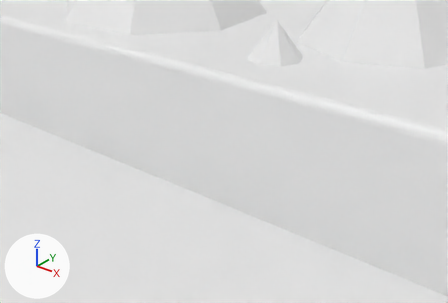
A saved change to the glTF model public/models/glass1.glb.
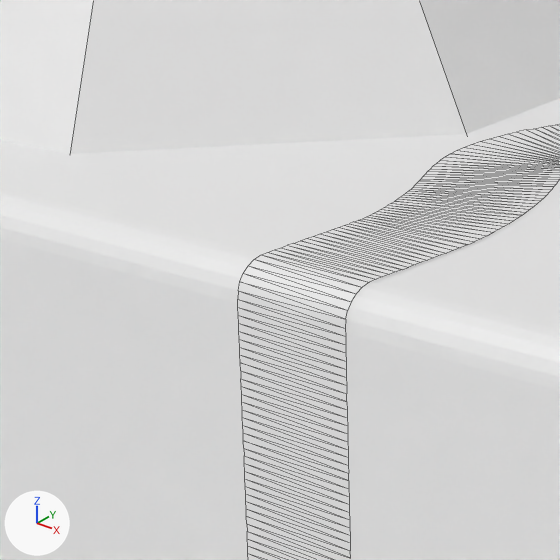
Each version appears first from a camera (50 mm lens) standing at (9.95, -10.74, 4.69) and looking at (1.54, -0.23, -1.82), and next in a close-up on the part from 25% to 54% of the width and 0% to 43% of the height. Every picture has the same lights, and +X, +Y and +Z are marked at lower left. The close-ups show mesh edges as thin lines. Where no turn or scale is listed for an object, it has been applied to the vertices.

Objects in the first close-up: 'Cone.020', 'Plateau', 'TheRiver'.
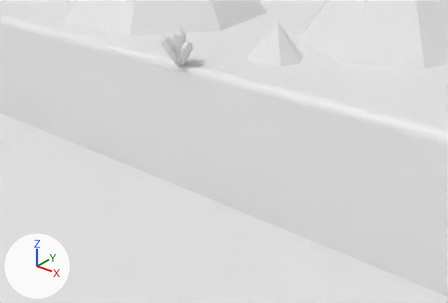
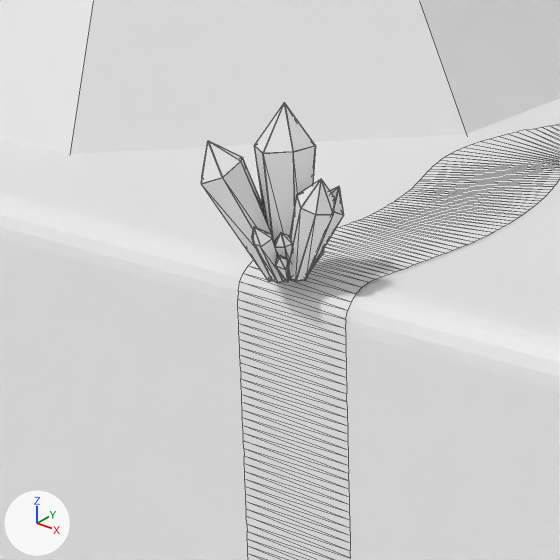
Location of each change, [x1, y1, x2, y2] in pixels of the close-ups (560 x 560 px):
'Crystal', added: after [202, 104, 344, 283]
'CrystalOutline', added: after [201, 102, 344, 283]

What changed in the scene script:
```text
Add me_cylinder_002:
    me_cylinder_002.from_pydata(...)  # 671 vertices, 1056 faces; spans x -0.403..0.366, y -0.366..0.292, z -0.001..1.0
Add me_cylinder:
    me_cylinder.from_pydata(...)  # 143 vertices, 242 faces; spans x -0.401..0.365, y -0.365..0.291, z -0.001..0.997
Add ob_crystaloutline:
    ob_crystaloutline = bpy.data.objects.new('CrystalOutline', me_cylinder_002)
    ob_crystaloutline.location = (0.0, 0.0, 0.0)
Add ob_crystal:
    ob_crystal = bpy.data.objects.new('Crystal', me_cylinder)
    ob_crystal.location = (0.0, 0.0, 0.0)
```
